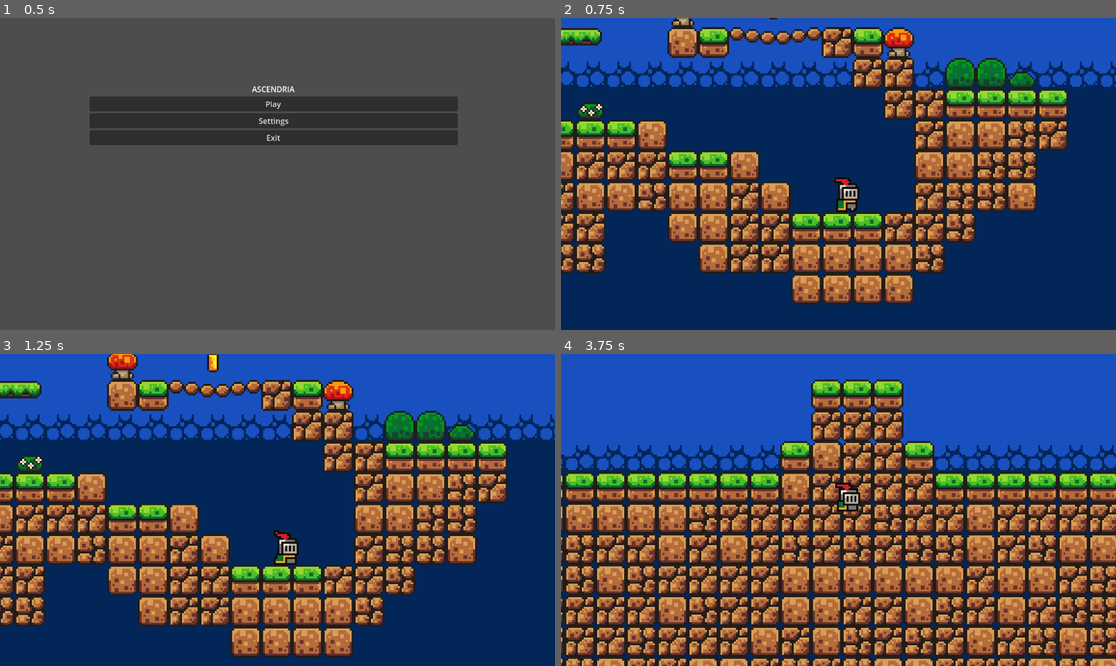
Above: before the commit, frames 1-4 (two rows, left to right).
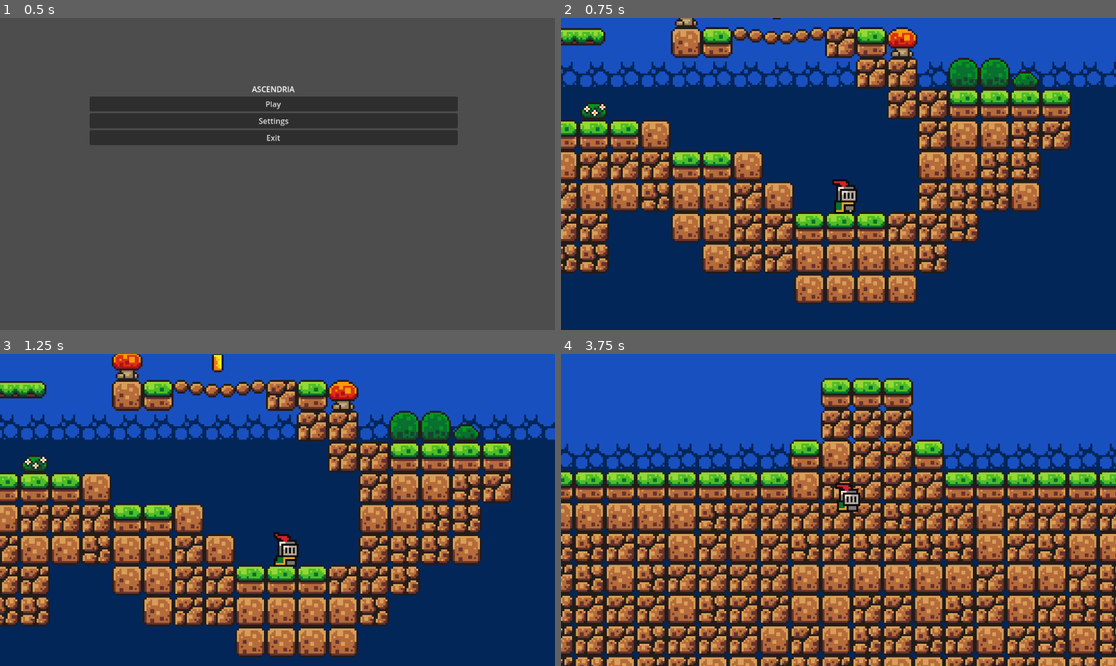
Above: after the commit, the same moments.

Repository: maddodd/Knight2D
Game: Godot game, scene res://scenes/mainMenu.tscn
Two runs of this game, one before a commit and one after it. Both use one fixed random seed, a clock stepped at 60 frames per second and the inputs below.
Inputs:
- Up to frame 1 (0.5 s): no input
- Up to frame 2 (0.75 s): click "Play" at 0.5 s
- Up to frame 3 (1.25 s): no input
- Up to frame 4 (3.75 s): tap Enter at 1.25 s; hold D (move_right) 1.28-2.78 s; tap Shift (roll) at 1.35, 2.3, 2.85 s; tap Space (jump) at 1.52, 1.55, 1.82, 2.1, 2.27, 2.57, 3.05 s; hold A (move_left) 2.78-3.53 s; hold D (move_right) from 3.53 s (still down); tap M at 3.6 s

Frame 1 is identical in both runs. In frame 2, 26% of the frame differs, in the area x 0-100%, y 0-92%; in frame 3, 30%; in frame 4, 53%, in the area x 0-100%, y 7-100%.

Commit message:
die animacio, damage es health system
bebuggolt a godotom valamiert, igyekszem kezdeni vele valamit, addig ezt tudtam rajta modositani

Diff:
--- a/scenes/game.tscn
+++ b/scenes/game.tscn
@@ -62,3 +62,4 @@
 script = ExtResource("6_kvpfn")
 
 [node name="MapLista" type="Node2D" parent="."]
+position = Vector2(1, 0)
--- a/scenes/player.tscn
+++ b/scenes/player.tscn
@@ -268,4 +268,5 @@
 animation = &"die"
 
 [node name="CollisionShape2D" type="CollisionShape2D" parent="."]
+position = Vector2(5, -1)
 shape = SubResource("CircleShape2D_1jxqw")
--- a/scripts/coin.gd
+++ b/scripts/coin.gd
@@ -8,7 +8,7 @@
 
 	audio_player = AudioStreamPlayer2D.new()
 	add_child(audio_player)
-	# ccoin  hang
+	# coin  hang
 	var coin_hang = load("res://assets/sounds/coin.wav")
 	if coin_hang:
 		audio_player.stream = coin_hang
--- a/scripts/killzone.gd
+++ b/scripts/killzone.gd
@@ -1,26 +1,46 @@
 extends Area2D
 
 @onready var timer: Timer = $Timer
+@export var instant_kill := true    # if true, kills outright; if false, deals full HP damage by calling take_damage
 
+func _ready() -> void:
+	# Ensure timer is stopped initially
+	if timer:
+		timer.stop()
 
-func _on_body_entered(body: Node2D) -> void:
-	print("You died!")
-	Engine.time_scale = 0.5 #Lelassítja az egész rendszert, ha ütközik a killzone-nal. (Dramatikusabbá teszi a halál pillanatát)
-	body.get_node("CollisionShape2D").queue_free() #Ha ütközik a killzone-nal, akkor a CollisionShape2D részét elengedi a program
-	timer.start()
-	#hang ha meghal
-	var hurt_hang_player = AudioStreamPlayer2D.new()
-	add_child(hurt_hang_player)
-	var hurt_hang = load("res://assets/sounds/hurt.wav")
-	if hurt_hang:
-		hurt_hang_player.stream = hurt_hang
-		hurt_hang_player.bus = "SFX"
-		hurt_hang_player.play()
+func _on_body_entered(body: Node) -> void:
+	# Only react to the player (or objects that look like the player)
+	if not body:
+		return
+	if not body.is_in_group("player"):
+		return
 
-	timer.start()
+	# Dramatic slow-motion + sound
+	Engine.time_scale = 0.5
 
+	# Play hurt SFX
+	var hurt_player = AudioStreamPlayer2D.new()
+	add_child(hurt_player)
+	var hurt_sound = load("res://assets/sounds/hurt.wav")
+	if hurt_sound:
+		hurt_player.stream = hurt_sound
+		hurt_player.bus = "SFX"
+		hurt_player.play()
 
+	# If we want an instant kill, call player's die() if available
+	if instant_kill and body.has_method("die"):
+		# Let the player handle death (animation / timer / respawn)
+		body.die()
+	else:
+		# Otherwise, attempt to deal damage equal to current health (force death)
+		if body.has_method("take_damage"):
+			# Pass killzone position so knockback direction is away from zone (optional)
+			body.take_damage(body.current_health, global_position)
+
+	# Start respawn timer (player die() may also start its own timer; this keeps current behaviour)
+	if timer:
+		timer.start()
 
 func _on_timer_timeout() -> void:
-	Engine.time_scale = 1.0 #Alapgyorsaságba teszi az egész motort, respawn után.
+	Engine.time_scale = 1.0
 	get_tree().reload_current_scene()
--- a/scripts/player.gd
+++ b/scripts/player.gd
@@ -5,28 +5,24 @@
 
 @onready var animated_sprite: AnimatedSprite2D = $AnimatedSprite2D
 @onready var message_label: Label = $ScoreLabel
-@onready var timer: Timer = $Timer #Timer for damage and death logic
-
-# ------------------------------------------------------------
-# ROLL SYSTEM VARIABLES
-# ------------------------------------------------------------
-
-@export var speed = 100
-@export var roll_speed = 225      # Roll movement speed
-@export var roll_duration = 0.4     # How long the roll lasts (seconds)
-@export var roll_cooldown = 0.5     # Time before next roll allowed
-@export var afterimage_interval = 0.05  # Time between ghost images
-@export var afterimage_fade_time = 0.3  # How long ghosts fade out
+@onready var timer: Timer = $Timer
+
+# ------------------------------------------------------------
+# ROLL VARIABLES
+# ------------------------------------------------------------
+@export var roll_speed := 225
+@export var roll_duration := 0.4
+@export var roll_cooldown := 0.5
+@export var afterimage_interval := 0.05
+@export var afterimage_fade_time := 0.3
 
 var is_rolling = false
 var can_roll = true
-var facing = 1  # 1 = right, -1 = left
-var coins_collected: int = 0
-
-# ------------------------------------------------------------
-# HEALTH SYSTEM VARIABLES
-# ------------------------------------------------------------
-
+var facing := 1
+
+# ------------------------------------------------------------
+# HEALTH SYSTEM
+# ------------------------------------------------------------
 @export var max_health := 3
 var current_health := max_health
 var is_invulnerable := false
@@ -35,21 +31,20 @@
 signal player_died
 
 # ------------------------------------------------------------
-# ABILITY UNLOCK SYSTEM
-# ------------------------------------------------------------
-
-var unlocked_abilities = {
+# ABILITY UNLOCKS
+# ------------------------------------------------------------
+var unlocked_abilities := {
 	"dash": true,
 	"double_jump": false,
 	"fireball": false
 }
 
 # ------------------------------------------------------------
-# MOVEMENT + ROLL LOGIC
-# ------------------------------------------------------------
-
+# MOVEMENT
+# ------------------------------------------------------------
 func _physics_process(delta: float) -> void:
-	# Apply gravity
+
+	# Gravity
 	if not is_on_floor():
 		velocity += get_gravity() * delta
 
@@ -57,46 +52,50 @@
 	if Input.is_action_just_pressed("jump") and is_on_floor() and not is_rolling:
 		velocity.y = JUMP_VELOCITY
 
-	#Rolling check; can't roll if it isn't unlocked yet or the player is rolling already
+	# Roll
 	if Input.is_action_just_pressed("roll") and can_roll and not is_rolling and unlocked_abilities["dash"]:
 		start_roll()
 
-	# Handle horizontal movement (disabled during roll)
+	# Normal movement
 	if not is_rolling:
 		var direction := Input.get_axis("move_left", "move_right")
 		if direction != 0:
-			facing = sign(direction)  # store last facing direction
+			facing = sign(direction)
 			velocity.x = direction * SPEED
 		else:
 			velocity.x = move_toward(velocity.x, 0, SPEED)
 
-		# Flip sprite based on facing
 		animated_sprite.flip_h = facing < 0
 
-	# Animations
-	if is_rolling:
+	# ANIMATIONS
+	var frames := animated_sprite.sprite_frames
+
+	if is_rolling and frames.has_animation("roll"):
 		animated_sprite.play("roll")
+
 	elif is_on_floor():
-		if velocity.x == 0:
+		if velocity.x == 0 and frames.has_animation("idle"):
 			animated_sprite.play("idle")
-		else:
+		elif frames.has_animation("move"):
 			animated_sprite.play("move")
-	else:
+
+	elif frames.has_animation("jump"):
 		animated_sprite.play("jump")
 
 	move_and_slide()
 
-func start_roll():
+# ------------------------------------------------------------
+# ROLLING
+# ------------------------------------------------------------
+func start_roll() -> void:
 	is_rolling = true
 	can_roll = false
 
 	velocity.x = facing * roll_speed
 
-	# Make player temporarily invulnerable
 	set_collision_layer_value(1, false)
 	set_collision_mask_value(2, false)
 
-	# Start afterimage loop
 	spawn_afterimages()
 
 	await get_tree().create_timer(roll_duration).timeout
@@ -104,7 +103,6 @@
 	is_rolling = false
 	set_collision_layer_value(1, true)
 	set_collision_mask_value(2, true)
-
 	velocity.x = 0
 
 	await get_tree().create_timer(roll_cooldown).timeout
@@ -113,11 +111,8 @@
 # ------------------------------------------------------------
 # AFTERIMAGE EFFECT
 # ------------------------------------------------------------
-
 func spawn_afterimages() -> void:
-	# Start a concurrent thread-like coroutine (no nested func needed)
-	await _afterimage_loop()
-
+	_afterimage_loop()
 
 func _afterimage_loop() -> void:
 	while is_rolling:
@@ -125,104 +120,122 @@
 		await get_tree().create_timer(afterimage_interval).timeout
 
 func create_afterimage():
+
+	var frames := animated_sprite.sprite_frames
+	var anim := animated_sprite.animation
+	var idx := animated_sprite.frame
+
+	var tex: Texture2D = null
+	if frames.has_animation(anim):
+		tex = frames.get_frame_texture(anim, idx)
+
+	if tex == null:
+		return
+
 	var ghost := Sprite2D.new()
-	var frames := animated_sprite.sprite_frames
-	var anim_name := animated_sprite.animation
-	var frame_idx := animated_sprite.frame
-	var frame_texture := frames.get_frame_texture(anim_name, frame_idx)
-
-	ghost.texture = frame_texture
+	ghost.texture = tex
+	ghost.global_position = animated_sprite.global_position
 	ghost.flip_h = animated_sprite.flip_h
-	ghost.global_position = animated_sprite.global_position
 	ghost.scale = animated_sprite.scale
-	ghost.modulate = Color(1, 1, 1, 0.6)  # semi-transparent
+	ghost.modulate = Color(1,1,1,0.6)
 
 	get_parent().add_child(ghost)
 
-	# Tween fade-out and removal
 	var tween = get_tree().create_tween()
 	tween.tween_property(ghost, "modulate:a", 0.0, afterimage_fade_time)
 	tween.finished.connect(func(): ghost.queue_free())
 
 # ------------------------------------------------------------
-# DAMAGE + HEALTH SYSTEM LOGIC
-# ------------------------------------------------------------
-
-func take_damage(amount := 1):
+# DAMAGE + HEALTH
+# ------------------------------------------------------------
+func take_damage(amount: int = 1, source_position: Vector2 = Vector2.ZERO) -> void:
 	if is_invulnerable or is_rolling:
-		return  # can't take damage while invulnerable or rolling
+		return
 
 	current_health -= amount
 	emit_signal("health_changed", current_health)
-	velocity.x = -facing * 200 #Damage knockback simulation
+
+	# Knockback
+	var dir: float = sign(global_position.x - source_position.x)
+	velocity.x = dir * 200
+	velocity.y = -120
+
 	flash_red()
 
 	if current_health <= 0:
 		die()
 	else:
-		become_invulnerable(1.0)  # 1 second of invulnerability
-
-func heal(amount := 1):
+		become_invulnerable(1.0)
+
+func heal(amount := 1) -> void:
 	current_health = min(current_health + amount, max_health)
 	emit_signal("health_changed", current_health)
 
-func die():
-	print("Player has died!")
+func die() -> void:
+	if animated_sprite.sprite_frames.has_animation("die"):
+		animated_sprite.play("die")
+
 	emit_signal("player_died")
-	Engine.time_scale = 0.5 #slower engine for dramatic effect
+
+	Engine.time_scale = 0.5
 	timer.start()
-	#death SFX
-	var hurt_hang_player = AudioStreamPlayer2D.new()
-	add_child(hurt_hang_player)
-	var hurt_hang = load("res://assets/sounds/hurt.wav")
-	if hurt_hang:
-		hurt_hang_player.stream = hurt_hang
-		hurt_hang_player.bus = "SFX"
-		hurt_hang_player.play()
-
-	timer.start()
+
+	set_collision_layer_value(1, false)
+	set_collision_mask_value(2, false)
 
 func _on_timer_timeout() -> void:
-	Engine.time_scale = 1.0 #regular speed engine after respawn
+	Engine.time_scale = 1.0
 	get_tree().reload_current_scene()
 
-
-func become_invulnerable(duration: float):
+func become_invulnerable(duration: float) -> void:
 	is_invulnerable = true
 	var tween = get_tree().create_tween()
 	tween.tween_property(animated_sprite, "modulate:a", 0.5, 0.1)
 	tween.tween_property(animated_sprite, "modulate:a", 1.0, 0.1).set_delay(duration)
 	tween.finished.connect(func(): is_invulnerable = false)
 
-
-func flash_red():
+func flash_red() -> void:
 	var tween = get_tree().create_tween()
-	tween.tween_property(animated_sprite, "modulate", Color(1, 0.3, 0.3), 0.1)
-	tween.tween_property(animated_sprite, "modulate", Color(1, 1, 1), 0.1).set_delay(0.1)
-
-func _on_body_entered(body):
-	if body.is_in_group("enemies"):
-		take_damage(1)
-		if current_health <= 0:
-			body.get_node("CollisionShape2D").queue_free()
-
-
-# ------------------------------------------------------------
-# COIN MESSAGE LOGIC
-# ------------------------------------------------------------
-
-func _ready():
+	tween.tween_property(animated_sprite, "modulate", Color(1,0.3,0.3), 0.08)
+	tween.tween_property(animated_sprite, "modulate", Color(1,1,1), 0.08).set_delay(0.08)
+
+# ------------------------------------------------------------
+# ENEMY COLLISION (STOMP LOGIC)
+# ------------------------------------------------------------
+func _on_body_entered(body: Node) -> void:
+	if body and body.is_in_group("enemies"):
+
+		var stomp_offset := 8.0
+		var stomp: bool = (velocity.y > 0 and global_position.y < body.global_position.y - stomp_offset)
+
+		if stomp:
+			if body.has_method("die"):
+				body.die()
+			velocity.y = JUMP_VELOCITY * 0.6
+		else:
+			take_damage(1, body.global_position)
+
+# ------------------------------------------------------------
+# COIN MESSAGE
+# ------------------------------------------------------------
+var coins_collected := 0
+
+func _ready() -> void:
 	message_label.visible = false
 
-func collect_coin():
+	if not is_in_group("player"):
+		add_to_group("player")
+
+func collect_coin() -> void:
 	coins_collected += 1
 	var msg = "You've collected %d coin%s!" % [coins_collected, ("" if coins_collected == 1 else "s")]
 	show_floating_message(msg)
 
-func show_floating_message(text: String):
+func show_floating_message(text: String) -> void:
 	message_label.text = text
 	message_label.visible = true
 	message_label.modulate.a = 1.0
+
 	message_label.size = message_label.get_minimum_size()
 	message_label.position = Vector2(-message_label.size.x / 2, -40)
 
--- a/scripts/slime.gd
+++ b/scripts/slime.gd
@@ -2,17 +2,39 @@
 
 const SPEED = 60
 var direction = 1
+
 @onready var ray_cast_jobbra: RayCast2D = $RayCastJobbra
 @onready var ray_cast_balra: RayCast2D = $RayCastBalra
 @onready var animated_sprite: AnimatedSprite2D = $AnimatedSprite2D
+@onready var hitbox: Area2D = $Hitbox  # add a Hitbox Area2D in scene
 
-
-# Called every frame. 'delta' is the elapsed time since the previous frame.
 func _process(delta: float) -> void:
+	# Movement logic
 	if ray_cast_jobbra.is_colliding():
 		direction = -1
 		animated_sprite.flip_h = true
+
 	if ray_cast_balra.is_colliding():
 		direction = 1
 		animated_sprite.flip_h = false
+
 	position.x += direction * SPEED * delta
+
+
+func die():
+	animated_sprite.play("die")
+
+	var anim_len = animated_sprite.sprite_frames.get_animation_length("die")
+	await get_tree().create_timer(anim_len).timeout
+
+	queue_free()
+
+
+func _on_Hitbox_body_entered(body):
+	if body.is_in_group("player"):
+		# Check stomp: player is falling down onto the slime
+		if body.velocity.y > 0:
+			body.bounce()
+			die()
+		else:
+			body.take_damage(1, global_position)
Not shown: 1 places in scenes/game.tscn that only renumber resources
